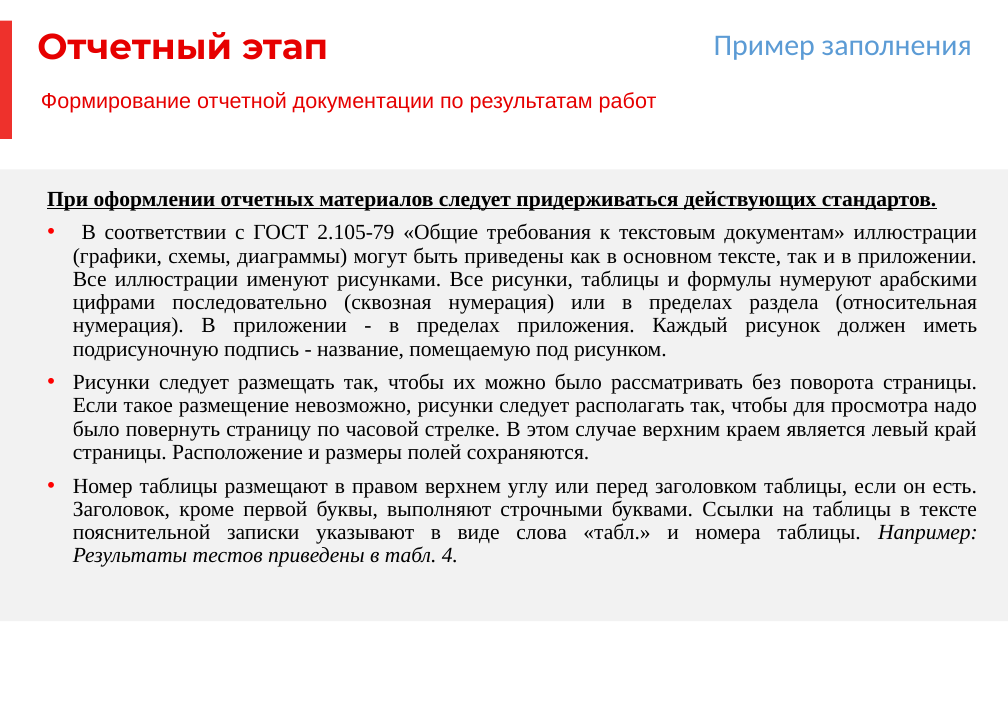
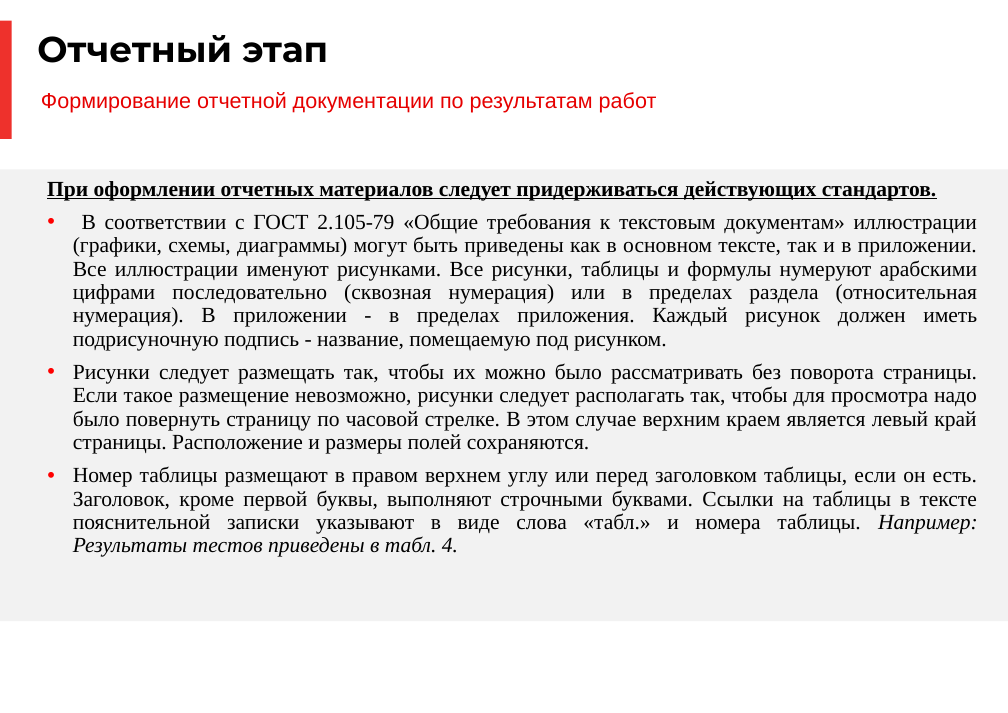
Before and after one commit to a-attendee/practice-2, a slide deck: slide 11 of docs/Prilozhenie 1 k individualnomu zadaniyu UP. PM.03 (shablon otcheta dlya zapolneniya).pptx. Drawn at 1008x713 pixels with LibreOffice and Linux fonts; fonts in the diff are those of the drawing; background and template pictures are left out. Boxes give left, top, right and bottom in pixels: in the first picture for what was removed or moved away, otherwise in the second. Text is boxed around its words. In the diff, an @@ line names an element or a change of style, - is before the commit and + after.

```diff
--- a/docs/Prilozhenie 1 k individualnomu zadaniyu UP. PM.03 (shablon otcheta dlya zapolneniya).pptx
+++ b/docs/Prilozhenie 1 k individualnomu zadaniyu UP. PM.03 (shablon otcheta dlya zapolneniya).pptx
@@ title "Отчетный этап" at bbox=[37, 35, 328, 63]: text colour #E60000 to #000000 @@
@@ text removed at bbox=[714, 36, 972, 60] @@
-Пример заполнения
@@ text "При оформлении отчетных материалов следует ...": place and size @@
-text "При оформлении отчетных материалов следует ..." at bbox=[47, 191, 978, 567]
+text "При оформлении отчетных материалов следует ..." at bbox=[47, 181, 978, 557]
@@ text "При оформлении отчетных материалов следует ..." at bbox=[47, 181, 978, 557]: bullet colour #000000 to #FF0000 @@
```
Also in this commit, not shown: 14 other slides changed, 27 other files.
